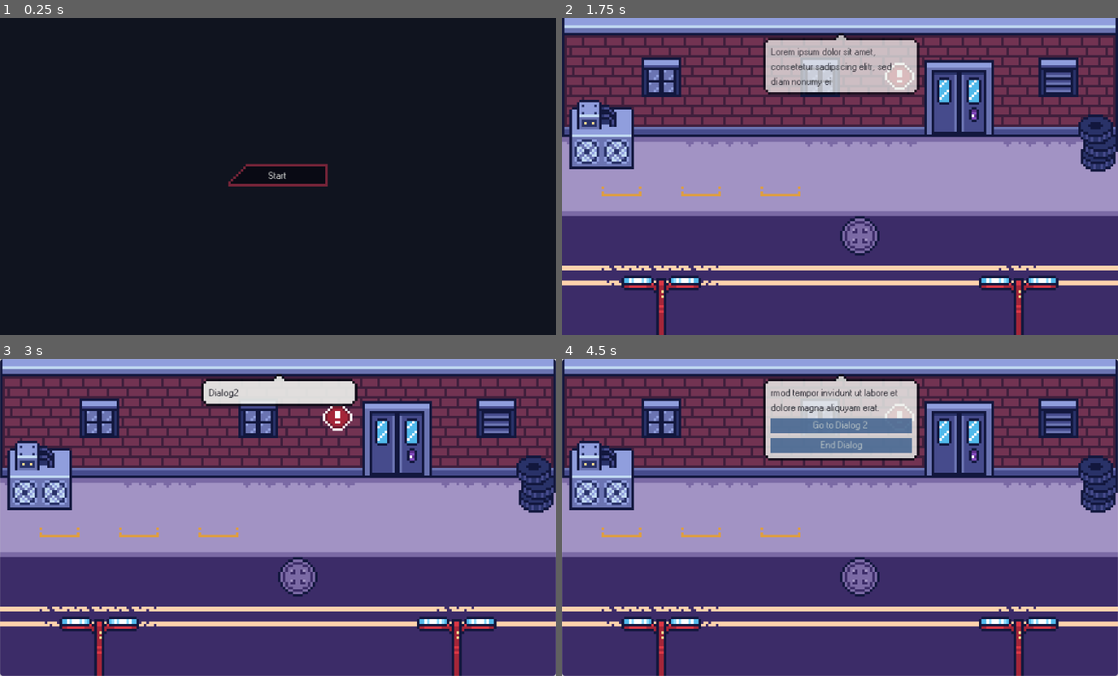
Above: before the commit, frames 1-4 (two rows, left to right).
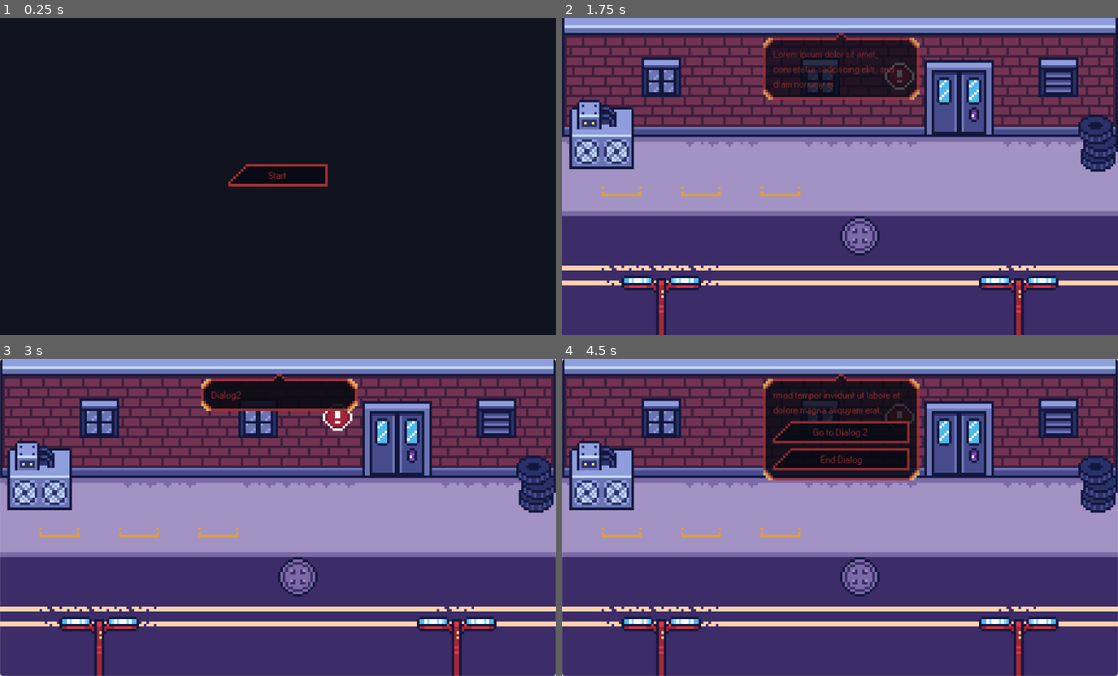
Above: after the commit, the same moments.

Repository: Paraldos/AdventureGame
Game: Godot game, scene res://title_screen/title_screen.tscn
Same seed, same stepped clock (60 frames per second), same inputs: the game is played once before the commit and once after it.
Inputs (mouse positions are in pixels of both pictures, inside the frame that each line leads up to):
- Up to frame 1 (0.25 s): no input
- Up to frame 2 (1.75 s): click "Start" at 0.5 s; click (623, 151) at 1.27 s
- Up to frame 3 (3 s): click (61, 492) at 2.02 s; click "Go to Dialog 2" at 2.75 s
- Up to frame 4 (4.5 s): click (623, 492) at 3.52 s; click (840, 517) at 4.25 s

The runs differ from the first frame. In frame 1, 0.3% of the frame differs, in the area x 41-59%, y 46-54%; in frame 2, 5.3%; in frame 3, 2.7%; in frame 4, 8.9%, in the area x 36-65%, y 4-39%.

Commit message:
refined dialog artwork

Diff:
--- a/assets/theme/dialog_theme.tres
+++ b/assets/theme/dialog_theme.tres
@@ -1,36 +1,22 @@
-[gd_resource type="Theme" load_steps=7 format=3 uid="uid://b4e32g31xbiik"]
+[gd_resource type="Theme" load_steps=4 format=3 uid="uid://b4e32g31xbiik"]
 
 [ext_resource type="Texture2D" uid="uid://b65iw4a3mx4h7" path="res://assets/img/ui/dialog_bubble.png" id="1_rngpb"]
 [ext_resource type="FontFile" uid="uid://nn4nvg0af02x" path="res://assets/fonts/W95FA.otf" id="2_vxttx"]
 
-[sub_resource type="StyleBoxFlat" id="StyleBoxFlat_i1k1c"]
-content_margin_bottom = 1.0
-bg_color = Color(0.30980393, 0.56078434, 0.7294118, 1)
-
-[sub_resource type="StyleBoxFlat" id="StyleBoxFlat_vxttx"]
-content_margin_bottom = 1.0
-bg_color = Color(0.23529412, 0.36862746, 0.54509807, 1)
-
-[sub_resource type="StyleBoxFlat" id="StyleBoxFlat_r3b5k"]
-content_margin_bottom = 1.0
-bg_color = Color(0.30980393, 0.56078434, 0.7294118, 1)
-
 [sub_resource type="StyleBoxTexture" id="StyleBoxTexture_vxttx"]
+content_margin_left = 4.0
+content_margin_top = 4.0
+content_margin_right = 4.0
+content_margin_bottom = 4.0
 texture = ExtResource("1_rngpb")
-texture_margin_left = 3.0
-texture_margin_top = 3.0
-texture_margin_right = 3.0
-texture_margin_bottom = 3.0
+texture_margin_left = 8.0
+texture_margin_top = 8.0
+texture_margin_right = 8.0
+texture_margin_bottom = 8.0
 
 [resource]
 default_font = ExtResource("2_vxttx")
 default_font_size = 4
-Button/colors/font_color = Color(0.78039217, 0.8117647, 0.8, 1)
-Button/colors/font_hover_color = Color(0.03529412, 0.039215688, 0.078431375, 1)
-Button/colors/font_pressed_color = Color(0.03529412, 0.039215688, 0.078431375, 1)
-Button/styles/hover = SubResource("StyleBoxFlat_i1k1c")
-Button/styles/normal = SubResource("StyleBoxFlat_vxttx")
-Button/styles/pressed = SubResource("StyleBoxFlat_r3b5k")
-Label/colors/font_color = Color(0.03529412, 0.039215688, 0.078431375, 1)
+Label/colors/font_color = Color(0.64705884, 0.1882353, 0.1882353, 1)
 Label/constants/line_spacing = 1
 PanelContainer/styles/panel = SubResource("StyleBoxTexture_vxttx")
--- a/assets/theme/main_theme.tres
+++ b/assets/theme/main_theme.tres
@@ -71,9 +71,9 @@
 [resource]
 default_font = ExtResource("8_vdebs")
 default_font_size = 4
-Button/colors/font_color = Color(0.92156863, 0.92941177, 0.9137255, 1)
-Button/colors/font_hover_color = Color(0.92156863, 0.92941177, 0.9137255, 1)
-Button/colors/font_hover_pressed_color = Color(1, 1, 1, 1)
+Button/colors/font_color = Color(0.64705884, 0.1882353, 0.1882353, 1)
+Button/colors/font_hover_color = Color(0.9098039, 0.75686276, 0.4392157, 1)
+Button/colors/font_hover_pressed_color = Color(0.9098039, 0.75686276, 0.4392157, 1)
 Button/colors/font_pressed_color = Color(0.92156863, 0.92941177, 0.9137255, 1)
 Button/styles/disabled = SubResource("StyleBoxTexture_b85mk")
 Button/styles/hover = SubResource("StyleBoxTexture_vdebs")
--- a/dialog_manager/dialog_bubble.tscn
+++ b/dialog_manager/dialog_bubble.tscn
@@ -3,6 +3,21 @@
 [ext_resource type="Script" uid="uid://blllm38qpqbc3" path="res://dialog_manager/dialog_bubble.gd" id="1_4fcfv"]
 [ext_resource type="Theme" uid="uid://b4e32g31xbiik" path="res://assets/theme/dialog_theme.tres" id="1_7grl3"]
 [ext_resource type="Texture2D" uid="uid://7ovo60wq83uk" path="res://assets/img/ui/dialog_pointer.png" id="3_2gkh8"]
+
+[sub_resource type="Animation" id="Animation_ptk6g"]
+length = 0.001
+tracks/0/type = "value"
+tracks/0/imported = false
+tracks/0/enabled = true
+tracks/0/path = NodePath(".:modulate")
+tracks/0/interp = 1
+tracks/0/loop_wrap = true
+tracks/0/keys = {
+"times": PackedFloat32Array(0),
+"transitions": PackedFloat32Array(1),
+"update": 0,
+"values": [Color(1, 1, 1, 0)]
+}
 
 [sub_resource type="Animation" id="Animation_2gkh8"]
 resource_name = "fade_in"
@@ -18,21 +33,6 @@
 "transitions": PackedFloat32Array(1, 1),
 "update": 0,
 "values": [Color(1, 1, 1, 0), Color(1, 1, 1, 1)]
-}
-
-[sub_resource type="Animation" id="Animation_ptk6g"]
-length = 0.001
-tracks/0/type = "value"
-tracks/0/imported = false
-tracks/0/enabled = true
-tracks/0/path = NodePath(".:modulate")
-tracks/0/interp = 1
-tracks/0/loop_wrap = true
-tracks/0/keys = {
-"times": PackedFloat32Array(0),
-"transitions": PackedFloat32Array(1),
-"update": 0,
-"values": [Color(1, 1, 1, 0)]
 }
 
 [sub_resource type="AnimationLibrary" id="AnimationLibrary_wa8pd"]
@@ -73,8 +73,7 @@
 [node name="MarginContainer" type="MarginContainer" parent="PanelContainer"]
 layout_mode = 2
 mouse_filter = 2
-theme_override_constants/margin_top = -10
-theme_override_constants/margin_bottom = -10
+theme_override_constants/margin_top = -11
 
 [node name="PointerTop" type="TextureRect" parent="PanelContainer/MarginContainer"]
 unique_name_in_owner = true
@@ -88,7 +87,7 @@
 [node name="MarginContainer2" type="MarginContainer" parent="PanelContainer"]
 layout_mode = 2
 mouse_filter = 2
-theme_override_constants/margin_bottom = -10
+theme_override_constants/margin_bottom = -11
 
 [node name="PointerBottom" type="TextureRect" parent="PanelContainer/MarginContainer2"]
 unique_name_in_owner = true
--- a/dialog_manager/option_btn.tscn
+++ b/dialog_manager/option_btn.tscn
@@ -1,11 +1,13 @@
-[gd_scene load_steps=2 format=3 uid="uid://dd6mtla6p1d56"]
+[gd_scene load_steps=3 format=3 uid="uid://dd6mtla6p1d56"]
 
+[ext_resource type="Theme" uid="uid://dxbr2pe0xoeby" path="res://assets/theme/main_theme.tres" id="1_hp57n"]
 [ext_resource type="Script" uid="uid://bjserp341cpkk" path="res://dialog_manager/option_btn.gd" id="1_roibh"]
 
 [node name="OptionBtn" type="Button"]
 offset_right = 8.0
 offset_bottom = 8.0
 focus_mode = 0
+theme = ExtResource("1_hp57n")
 script = ExtResource("1_roibh")
 
 [connection signal="pressed" from="." to="." method="_on_pressed"]
Binary file changed: assets/img/ui/btn.aseprite
Binary file changed: assets/img/ui/btn1.png
Binary file changed: assets/img/ui/btn2.png
Binary file changed: assets/img/ui/dialog_bubble.aseprite
Binary file changed: assets/img/ui/dialog_bubble.png
Binary file changed: assets/img/ui/dialog_pointer.aseprite
Binary file changed: assets/img/ui/dialog_pointer.png
